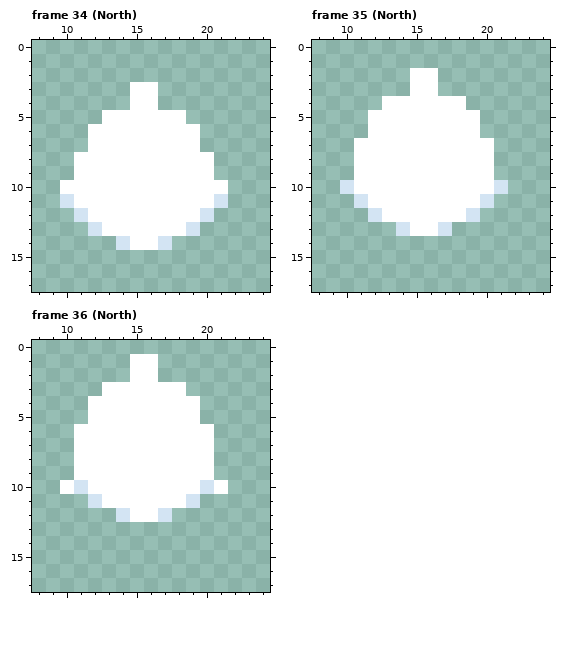
File history of a pixel-art file, assets/textures/aseprite/new_player_small.ase. Above, as it was before the edit.
32x32 pixels, 79 frames. Shown: frame 34 (North): x 8..24, y 0..17; frame 35 (North): x 8..24, y 0..17; frame 36 (North): x 8..24, y 0..17. The old version is drawn lined up with the new one. The commit also changed other frames, which this record leaves out.
New version:
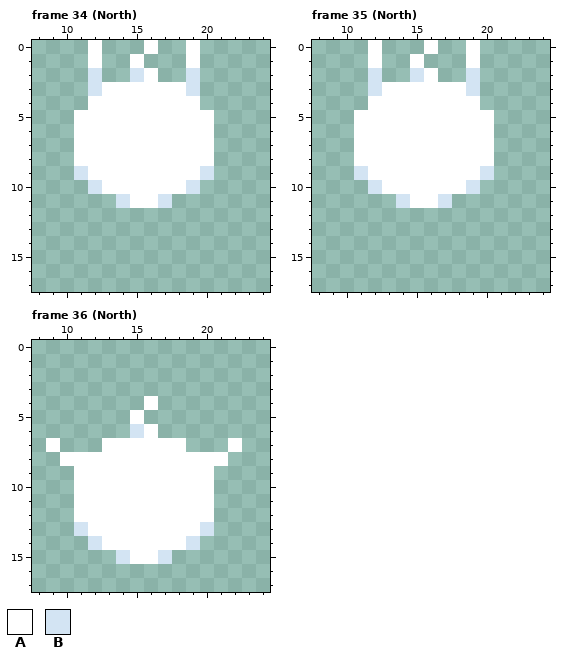
Palette (. is transparent): A #ffffff  B #d3e4f3
What changed:
whole drawing moved by +0,-6 (the old picture is shown already moved)
Changed rows in their new state; - is an unchanged pixel.
Frame 34 (North):
first column x 10:
 0 --A---A--A--
 1 --A--A---A--
 2 --B--BA--B--
 3 --BAA--AAB--
 4 --AAA--AAA--
 5 -AA------AA-
 6 -A--------A-
 7 -A--------A-
 9 -B--------B-
10 ..B------B..
11 ....B--B....
12 -..........-
13 --........--
14 ----....----
Frame 35 (North):
first column x 10:
 0 --A---A--A--
 1 --A--A---A--
 2 --B--B---B--
 3 --BAA--AAB--
 4 --A------A--
 5 -A--------A-
 6 -A--------A-
 9 -B--------B-
10 ..B------B..
11 -...B--B...-
12 --........--
13 ----....----
Frame 36 (North):
first column x 9:
 1 ------..------
 2 ------..------
 3 ----......----
 4 ---....-...---
 5 ---...-....---
 6 --....B-....--
 7 A-..------..-A
 8 -A----------A-
10 -.A--------A.-
11 --AA------AA--
12 --AAAA--AAAA--
13 --BAAAAAAAAB--
14 ---BAAAAAAB---
15 -----BAAB-----
